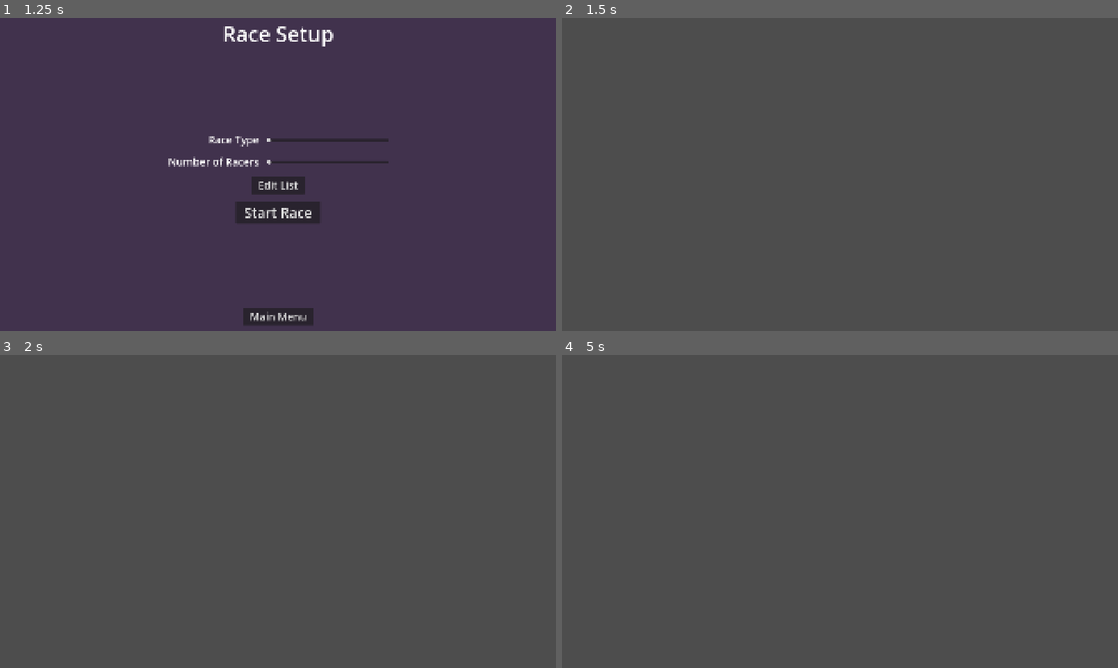
Above: before the commit, frames 1-4 (two rows, left to right).
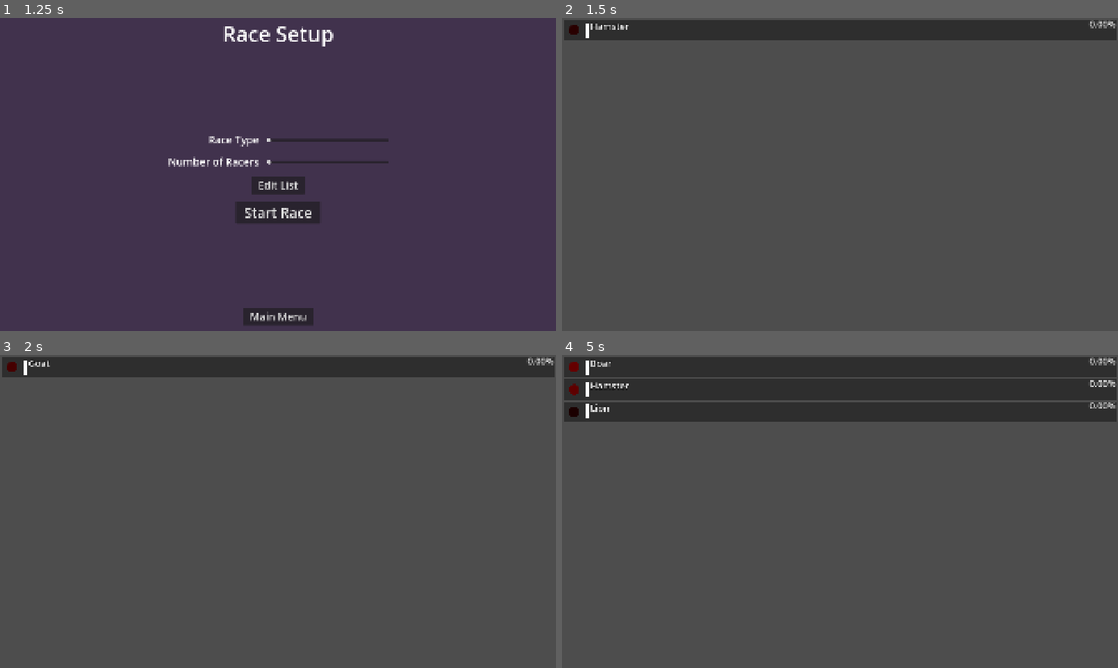
Above: after the commit, the same moments.

Repository: TheGoldenWombat/GoatPicker
Game: Godot game, scene res://hud/menu_controller.tscn
Two runs of this game, one before a commit and one after it. Both use one fixed random seed, a clock stepped at 60 frames per second and the inputs below. This scene is started directly instead of the project's main scene. Sound files missing from this copy of the repository are replaced by a short silence.
Inputs:
- Up to frame 1 (1.25 s): click "Setup Race" at 0.5 s
- Up to frame 2 (1.5 s): click "Start Race" at 1.25 s
- Up to frame 3 (2 s): no input
- Up to frame 4 (5 s): no input

Frame 1 is identical in both runs. In frame 2, 6.3% of the frame differs, in the area x 0-100%, y 0-8%; in frame 3, 6.4%; in frame 4, 19%, in the area x 0-100%, y 0-22%.

Commit message:
Started work on race scene

Diff:
--- a/hud/menu_controller.gd
+++ b/hud/menu_controller.gd
@@ -105,7 +105,6 @@
 		switch_to_main_menu()
 
 
-
 # RACE SETUP MENU
 func _on_race_setup_menu_edit_list_button_pressed() -> void:
 	switch_to_list_editor()
@@ -117,3 +116,5 @@
 
 func _on_race_setup_menu_start_race_button_pressed() -> void:
 	switch_to_race_scene()
+	var race_type = int(race_setup_menu.race_type_slider.value)
+	race_scene.setup_race(race_type)
--- a/hud/menu_controller.tscn
+++ b/hud/menu_controller.tscn
@@ -37,9 +37,7 @@
 visible = false
 layout_mode = 1
 
-[node name="RaceScene" parent="." instance=ExtResource("5_wj0iw")]
-visible = false
-layout_mode = 1
+[node name="RaceScene" parent="." instance=ExtResource("5_remlu")]
 
 [node name="PostRaceMenu" parent="." instance=ExtResource("6_mmt8c")]
 visible = false
--- a/hud/race_scene.gd
+++ b/hud/race_scene.gd
@@ -1,12 +1,247 @@
 class_name RaceScene
 extends Control
 
+################################################################################
+# ----------------------------------- TODO ----------------------------------- #
+################################################################################
+
+# Add top 3 leaderboard
+# Add abort button
+# Modify Racers to spawn inside of a grid container
+
+
+################################################################################
+# --------------------------------- VARIABLES -------------------------------- #
+################################################################################
+
+@export_group("Racers")
+#@export var racer_scene: PackedScene
+@export_range(0, 12) var max_racers: int
+
+@export_group("SFX")
+@export var sfx_reel_spin: AudioStreamPlayer
+@export var sfx_reel_stop: AudioStreamPlayer
+@export var sfx_trumpet: AudioStreamPlayer
+@export var sfx_gunshot: AudioStreamPlayer
+@export var race_music: AudioStreamPlayer
+@export var race_end_jingle: AudioStreamPlayer
+@export var race_end_music: AudioStreamPlayer
+
+var racer_scene: PackedScene = preload("res://racer.tscn")
+var number_of_racers: int = max_racers
+var list_path: String = "user://choices.list"
+var y_offset: float = 0.0
+var choices_array: Array
+var racing: bool = false
+var medal_delay: bool = true
+
+
+################################################################################
+# --------------------------------- FUNCTIONS -------------------------------- #
+################################################################################
+
+## Initializes spawner properties, gets the list of choices, and spawns the racers
+func setup_race(mode: int) -> void:
+	# Initialize spawner
+	stop_all_audio()
+	remove_racers()
+	y_offset = 0
+	number_of_racers = max_racers
+	# Get choices array, adjust # of racers, shuffle the array, and spawn racers
+	choices_array = get_choices_array(list_path)
+	var number_of_choices: int = choices_array.size()
+	if number_of_choices < number_of_racers: number_of_racers = number_of_choices
+	choices_array.shuffle()
+	choices_array.resize(number_of_racers)
+	spawn_racers(mode)
+
+
+## Removes all racers from racer_spawn
+func remove_racers() -> void:
+	for r in get_children():
+		if r is Racer:
+			remove_child(r)
+			r.queue_free()
+
+
+## Get list of choices from choices.list and read them into an array
+func get_choices_array(path: String) -> Array:
+	var file: = FileAccess.open(path,FileAccess.READ)
+	var choices: String = file.get_var()
+	var array: Array = choices.split("\n")
+	#Filter null and blanks
+	array = array.filter(func(element: Variant) -> bool: return element!=null)
+	array = array.filter(func(element: Variant) -> bool: return element!="")
+	return array
+
+
+## Spawns racers with three possible race modes: [br]
+##   Mode 1 - NORMAL [br]
+##   - The racers constantly move forward [br]
+##   - Rolls dice between 1 and racer.roll_max [br]
+##   Mode 2 - STALLING [br]
+##   - The racers will frequently stall [br]
+##   - Rolls dice between 0 and racer.roll_max [br]
+##   Mode 3 - PULLBACK [br]
+##   - The racers will frequently stall and creep backward [br]
+##   - Rolls dice between -1 and racer.roll_max [br]
+func spawn_racers(mode: int = 1) -> void:
+	for n in number_of_racers:
+		var racer: Racer = racer_scene.instantiate()
+		var padding: float = racer.outside_padding
+		# Set roll_min based on mode
+		if mode == 1: #NORMAL
+			racer.roll_min = 1
+			racer.time_scale = racer.time_scale * 0.5
+		elif mode == 2: #STALLING
+			racer.roll_min = 0
+		else: #PULLBACK
+			racer.roll_min = -1
+		racer.position = Vector2(0,y_offset + padding)
+
+		racer.race_end.connect(on_race_end)
+		racer.randomizing_choice = true
+		add_child(racer)
+		sfx_reel_spin.play(randf_range(0.0,6.0))
+
+		#await get_tree().create_timer(0.1).timeout # For debugging
+		await get_tree().create_timer(1.5).timeout
+
+		sfx_reel_spin.stop()
+		sfx_reel_stop.play()
+		racer.randomizing_choice = false
+		racer.choice = choices_array[n]
+		racer.choice_label.text = racer.choice
+		await get_tree().create_timer(0.3).timeout
+		y_offset += racer.rect_size.y + padding
+
+	#await get_tree().create_timer(3.0).timeout # Replace with audio cue
+	sfx_trumpet.play()
+	await sfx_trumpet.finished
+
+	racing = true
+	sfx_gunshot.play()
+	get_tree().call_group("racers", "start_race")
+	emit_signal("show_top_three")
+	#await sfx_gunshot.finished
+	race_music.play()
+
+
+func sfx_race_end() -> void:
+	if race_music.playing: race_music.stop()
+	race_end_jingle.play()
+	await race_end_jingle.finished
+	race_end_music.play()
+
+
+func stop_all_audio() -> void:
+	for a in get_children():
+		if a is AudioStreamPlayer && a.playing:
+			a.stop()
+
+
+## Get array of the top three racers, or fewer if there aren't three racers total
+func get_top_three_array() -> Array:
+	var racers: Array = []
+	for racer in get_children():
+		if racer is Racer:
+			racers.append([racer.current_progress, racer.choice])
+	racers.sort()
+	racers.reverse()
+	racers.resize(3)
+	racers = racers.filter(func(element: Variant) -> bool: return element!=null)
+	return racers
+
+## Generates text to be sent to the top three leaderboard in the HUD
+func top_three_text() -> String:
+	# TODO Refactor this
+	var first_label: String = ""
+	var second_label: String = ""
+	var third_label: String = ""
+	var top_three_array: Array = get_top_three_array()
+
+	if top_three_array.size() >= 1:
+		var first_progress_percent: float = clamp(top_three_array[0][0],0.00,100.00)
+		var first_progress: = str(first_progress_percent).pad_decimals(2) + "%"
+		var first_title: String = top_three_array[0][1]
+		first_label = first_progress + " - " + first_title
+
+	if top_three_array.size() >= 2:
+		var second_progress_percent: float = clamp(top_three_array[1][0],0.00,100.00)
+		var second_progress: = str(second_progress_percent).pad_decimals(2) + "%"
+		var second_title: String = top_three_array[1][1]
+		second_label = second_progress + " - " + second_title
+
+	if top_three_array.size() >= 3:
+		var third_progress_percent: float = clamp(top_three_array[2][0],0.00,100.00)
+		var third_progress: = str(third_progress_percent).pad_decimals(2) + "%"
+		var third_title: String = top_three_array[2][1]
+		third_label =  third_progress + " - " + third_title
+
+	return first_label + "\n" + \
+		   second_label + "\n" + \
+		   third_label
+
+
+## Sets the medal colors next to the top three racers
+func set_medal_colors() -> void:
+	var top_three_array: Array = get_top_three_array()
+	var first_place_racer: String = ""
+	var second_place_racer: String = ""
+	var third_place_racer: String = ""
+
+	if top_three_array.size() >= 1: first_place_racer = top_three_array[0][1]
+	if top_three_array.size() >= 2: second_place_racer = top_three_array[1][1]
+	if top_three_array.size() >= 3: third_place_racer = top_three_array[2][1]
+
+	for r in get_children():
+		if r is Racer:
+			if r.choice == first_place_racer: r.medal_color = Color.GOLD
+			elif r.choice == second_place_racer: r.medal_color = Color.SILVER
+			elif r.choice == third_place_racer: r.medal_color = Color.PERU
+			else: r.medal_color = Color.WHITE
+
+
+################################################################################
+# --------------------------------- PROCESSES -------------------------------- #
+################################################################################
 
 # Called when the node enters the scene tree for the first time.
 func _ready() -> void:
-	pass # Replace with function body.
+	#setup_race()
+	pass
 
 
 # Called every frame. 'delta' is the elapsed time since the previous frame.
 func _process(_delta: float) -> void:
-	pass
+	if racing:
+		emit_signal("top_three", top_three_text())
+		if medal_delay:
+			await get_tree().create_timer(0.3).timeout
+			medal_delay = false
+		else:
+			set_medal_colors()
+
+
+################################################################################
+# ---------------------------------- SIGNALS --------------------------------- #
+################################################################################
+
+signal race_over
+signal show_top_three
+signal top_three
+
+## Stops the race and emits a signal that contains the name of the winner
+func on_race_end(choice: String) -> void:
+	racing = false
+	emit_signal("race_over", choice)
+	sfx_race_end()
+
+## Starts the race using the specified mode
+func _on_hud_race_start(mode: int) -> void:
+	setup_race(mode)
+
+## Clears the racers when the main menu is initialized
+func _on_hud_clear_racers() -> void:
+	racing = false
+	remove_racers()
--- a/hud/race_scene.tscn
+++ b/hud/race_scene.tscn
@@ -1,12 +1,62 @@
-[gd_scene load_steps=2 format=3 uid="uid://c7odapil05vte"]
+[gd_scene load_steps=15 format=3 uid="uid://b3vb7s0egeiew"]
 
-[ext_resource type="Script" uid="uid://bmcxyxutgon83" path="res://hud/race_scene.gd" id="1_evahw"]
+[ext_resource type="Script" uid="uid://75sdoq8qqwuq" path="res://hud/race_scene.gd" id="1_n55ax"]
+[ext_resource type="AudioStream" uid="uid://dcurcwxjedesc" path="res://sfx/reel_spin/reel_spin.mp3" id="2_khuro"]
+[ext_resource type="AudioStream" uid="uid://cmcieyn2iejsl" path="res://sfx/reel_spin/reel_end.mp3" id="3_dopr8"]
+[ext_resource type="AudioStream" uid="uid://dyqum5dy0idlf" path="res://sfx/race_start/trumpet.wav" id="4_g25by"]
+[ext_resource type="AudioStream" uid="uid://cphb8xywlfrrh" path="res://sfx/race_start/gunshot.wav" id="5_skv6g"]
+[ext_resource type="AudioStream" uid="uid://cbjdt0bavbwvi" path="res://sfx/race_music/Darkfluxx - Open Inside.mp3.mp3" id="6_ggc3f"]
+[ext_resource type="AudioStream" uid="uid://cpmpw8xm1axyp" path="res://sfx/race_music/Darkfluxx - Predator.mp3.mp3" id="7_7olnn"]
+[ext_resource type="AudioStream" uid="uid://cryfi7mlqv2wr" path="res://sfx/race_music/Darkfluxx - Reloaded.mp3.mp3" id="8_kbpol"]
+[ext_resource type="AudioStream" uid="uid://dk4d5wpe5pacx" path="res://sfx/race_music/Denys Brodovskyi - Speed Freak.mp3.mp3" id="9_hcy5e"]
+[ext_resource type="AudioStream" uid="uid://0fumfpbshkin" path="res://sfx/race_music/John Bartmann - Race To The Death.mp3" id="10_am0ja"]
+[ext_resource type="AudioStream" uid="uid://dqieeev7pkcy" path="res://sfx/race_music/Speed Limit 35 - HTML.mp3" id="11_r7dfq"]
+[ext_resource type="AudioStream" uid="uid://rtkqc508dj8k" path="res://sfx/race_end/race_end_jingle.mp3" id="12_sxm6d"]
+[ext_resource type="AudioStream" uid="uid://d0ds6sq0i1etb" path="res://sfx/race_end/race_end_music.mp3" id="13_t3y6m"]
 
-[node name="RaceScene" type="Control"]
+[sub_resource type="AudioStreamRandomizer" id="AudioStreamRandomizer_sohk8"]
+streams_count = 6
+stream_0/stream = ExtResource("6_ggc3f")
+stream_1/stream = ExtResource("7_7olnn")
+stream_2/stream = ExtResource("8_kbpol")
+stream_3/stream = ExtResource("9_hcy5e")
+stream_4/stream = ExtResource("10_am0ja")
+stream_5/stream = ExtResource("11_r7dfq")
+
+[node name="RaceScene" type="Control" node_paths=PackedStringArray("sfx_reel_spin", "sfx_reel_stop", "sfx_trumpet", "sfx_gunshot", "race_music", "race_end_jingle", "race_end_music") groups=["racer_spawn"]]
 layout_mode = 3
-anchors_preset = 15
-anchor_right = 1.0
-anchor_bottom = 1.0
-grow_horizontal = 2
-grow_vertical = 2
-script = ExtResource("1_evahw")
+anchors_preset = 0
+script = ExtResource("1_n55ax")
+max_racers = 12
+sfx_reel_spin = NodePath("ReelSpin")
+sfx_reel_stop = NodePath("ReelStop")
+sfx_trumpet = NodePath("Trumpet")
+sfx_gunshot = NodePath("Gunshot")
+race_music = NodePath("RaceMusic")
+race_end_jingle = NodePath("RaceEndJingle")
+race_end_music = NodePath("RaceEndMusic")
+
+[node name="ReelSpin" type="AudioStreamPlayer" parent="."]
+stream = ExtResource("2_khuro")
+
+[node name="ReelStop" type="AudioStreamPlayer" parent="."]
+stream = ExtResource("3_dopr8")
+
+[node name="Trumpet" type="AudioStreamPlayer" parent="."]
+stream = ExtResource("4_g25by")
+volume_db = -5.0
+
+[node name="Gunshot" type="AudioStreamPlayer" parent="."]
+stream = ExtResource("5_skv6g")
+
+[node name="RaceMusic" type="AudioStreamPlayer" parent="."]
+stream = SubResource("AudioStreamRandomizer_sohk8")
+volume_db = -10.0
+
+[node name="RaceEndJingle" type="AudioStreamPlayer" parent="."]
+stream = ExtResource("12_sxm6d")
+volume_db = -5.0
+
+[node name="RaceEndMusic" type="AudioStreamPlayer" parent="."]
+stream = ExtResource("13_t3y6m")
+volume_db = -10.0
--- a/hud/race_setup_menu.gd
+++ b/hud/race_setup_menu.gd
@@ -1,6 +1,7 @@
 class_name RaceSetupMenu
 extends Control
 
+@export var race_type_slider: Slider
 
 # Called when the node enters the scene tree for the first time.
 func _ready() -> void:
--- a/hud/race_setup_menu.tscn
+++ b/hud/race_setup_menu.tscn
@@ -10,7 +10,7 @@
 
 [sub_resource type="StyleBoxEmpty" id="StyleBoxEmpty_1y5di"]
 
-[node name="RaceSetupMenu" type="Control"]
+[node name="RaceSetupMenu" type="Control" node_paths=PackedStringArray("race_type_slider")]
 layout_mode = 3
 anchors_preset = 15
 anchor_right = 1.0
@@ -18,6 +18,7 @@
 grow_horizontal = 2
 grow_vertical = 2
 script = ExtResource("1_h0jo7")
+race_type_slider = NodePath("PanelContainer/MarginContainer/GridContainer/CenterPanel/MarginContainer/GridContainer/GridContainer/GridContainer/RaceTypeSlider")
 
 [node name="PanelContainer" type="PanelContainer" parent="."]
 layout_mode = 1
Not shown: 1 places in hud/menu_controller.tscn that only renumber resources
Not shown, changed: hud/race_scene.gd.uid
